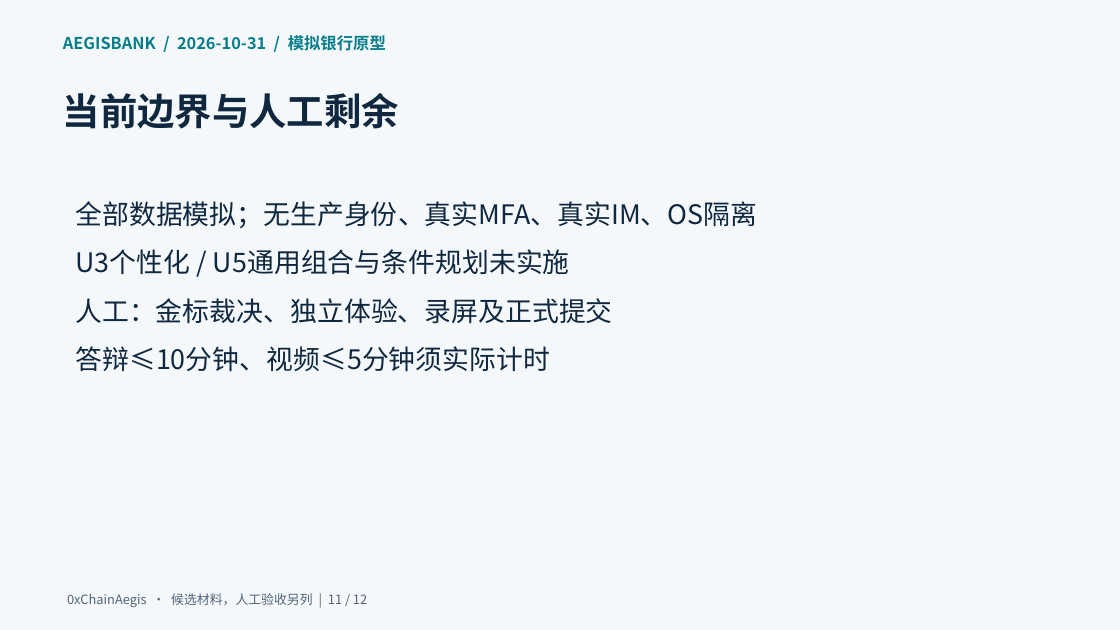
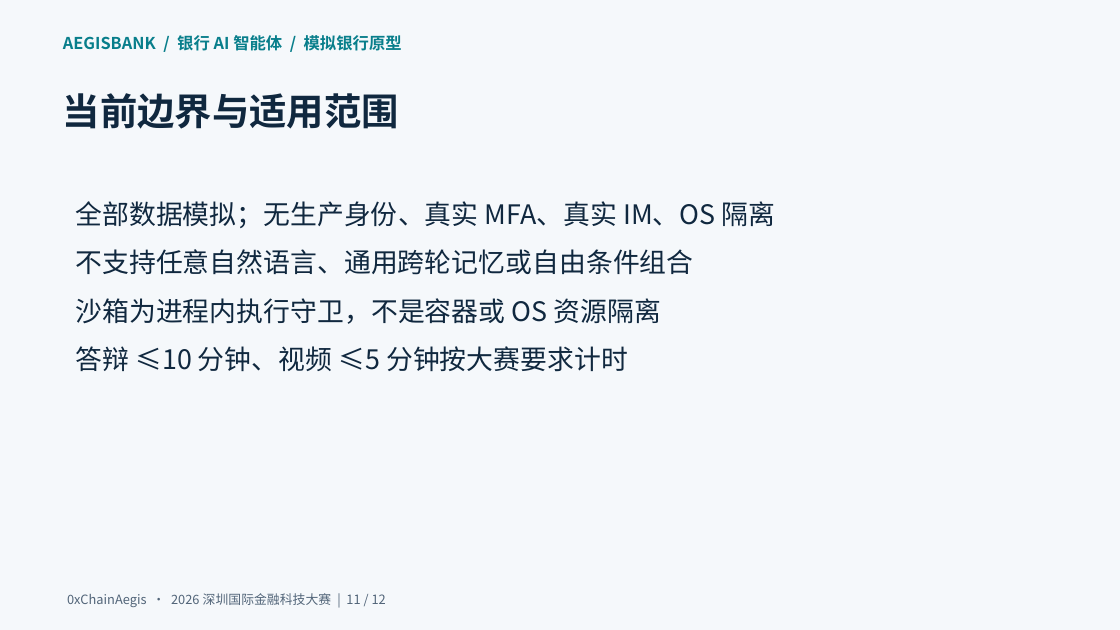
Before and after one commit to 0xChainAegis/aegisbank, a slide deck: slide 11 of deliverables/current/03-AegisBank-答辩材料.pptx. Drawn at 1120x630 pixels with LibreOffice and Linux fonts; fonts in the diff are those of the drawing. Boxes give left, top, right and bottom in pixels: in the first picture for what was removed or moved away, otherwise in the second. Text is boxed around its words. In the diff, an @@ line names an element or a change of style, - is before the commit and + after.

Commit message:
docs: 复测并更新参赛材料，与当前产品保持一致
docs: 复测并更新参赛材料，与当前产品保持一致

Status: verified

Gate: pass (10/31/2026 23:44:46) runner=wsl
Stages: encoding=pass lint=pass build=pass test=pass security=pass
Tree: 7a26f254de5cc83374f5373282159c6c39331140
Triage: t-20261031-2325-d947f1
Skills: office
Team: solo (be-root)
Role: committer(commit)
Verifier: self
Agent: unknown
Changed: 24 files

```diff
--- a/deliverables/current/03-AegisBank-答辩材料.pptx
+++ b/deliverables/current/03-AegisBank-答辩材料.pptx
@@ text at (x1=63, y1=35, x2=402, y2=51): text changed @@
-AEGISBANK / 2026-10-31 / 模拟银行原型
+AEGISBANK / 银行 AI 智能体 / 模拟银行原型
@@ text at (x1=63, y1=93, x2=399, y2=129): text changed @@
-当前边界与人工剩余
+当前边界与适用范围
@@ text at (x1=75, y1=201, x2=776, y2=372): text changed @@
-全部数据模拟；无生产身份、真实MFA、真实IM、OS隔离
-U3个性化 / U5通用组合与条件规划未实施
-人工：金标裁决、独立体验、录屏及正式提交
-答辩≤10分钟、视频≤5分钟须实际计时
+全部数据模拟；无生产身份、真实 MFA、真实 IM、OS 隔离
+不支持任意自然语言、通用跨轮记忆或自由条件组合
+沙箱为进程内执行守卫，不是容器或 OS 资源隔离
+答辩 ≤10 分钟、视频 ≤5 分钟按大赛要求计时
@@ text at (x1=67, y1=593, x2=386, y2=607): text changed @@
-0xChainAegis · 候选材料，人工验收另列 | 11 / 12
+0xChainAegis · 2026 深圳国际金融科技大赛 | 11 / 12
```
Also in this commit, not shown: 11 other slides changed, 23 other files.
